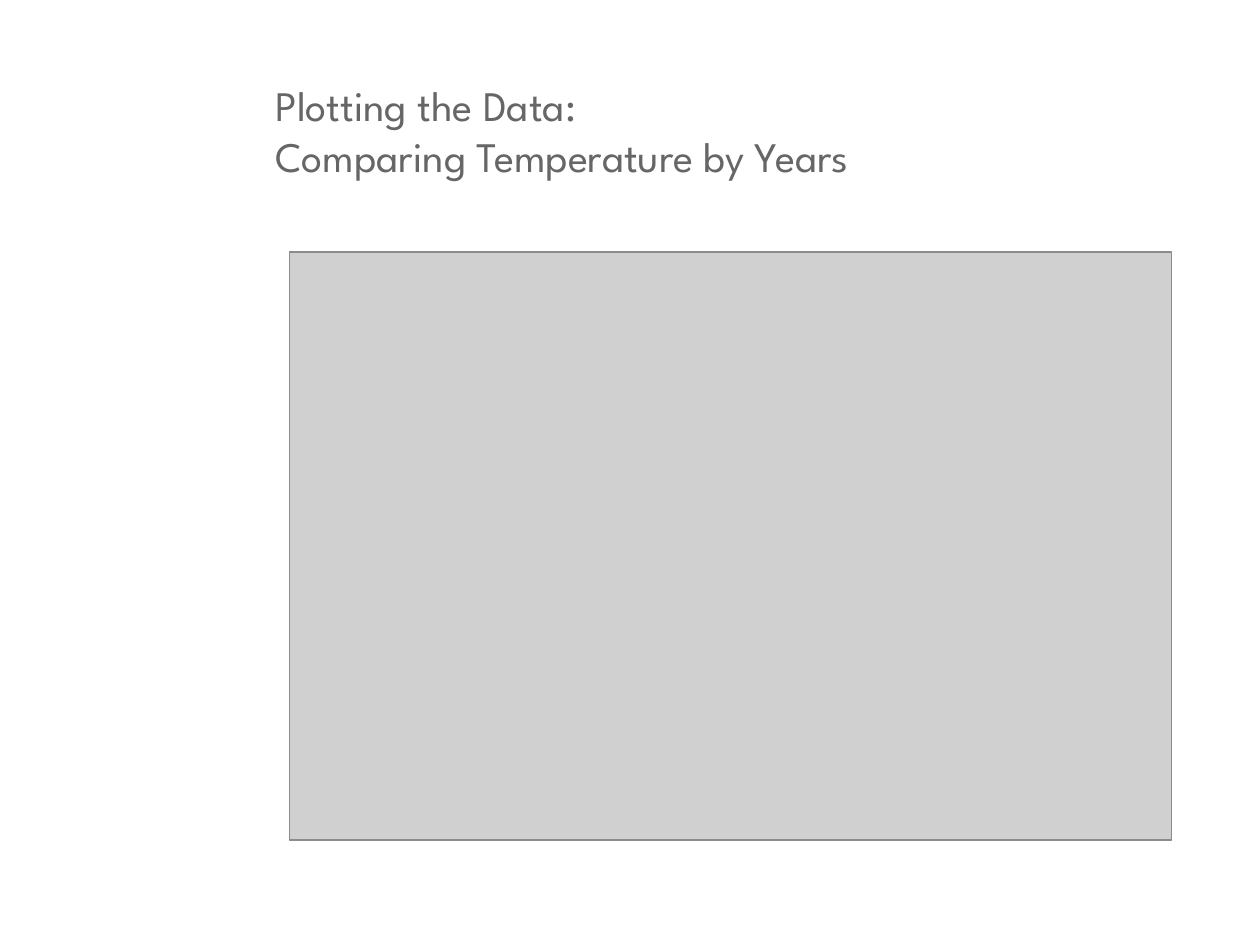
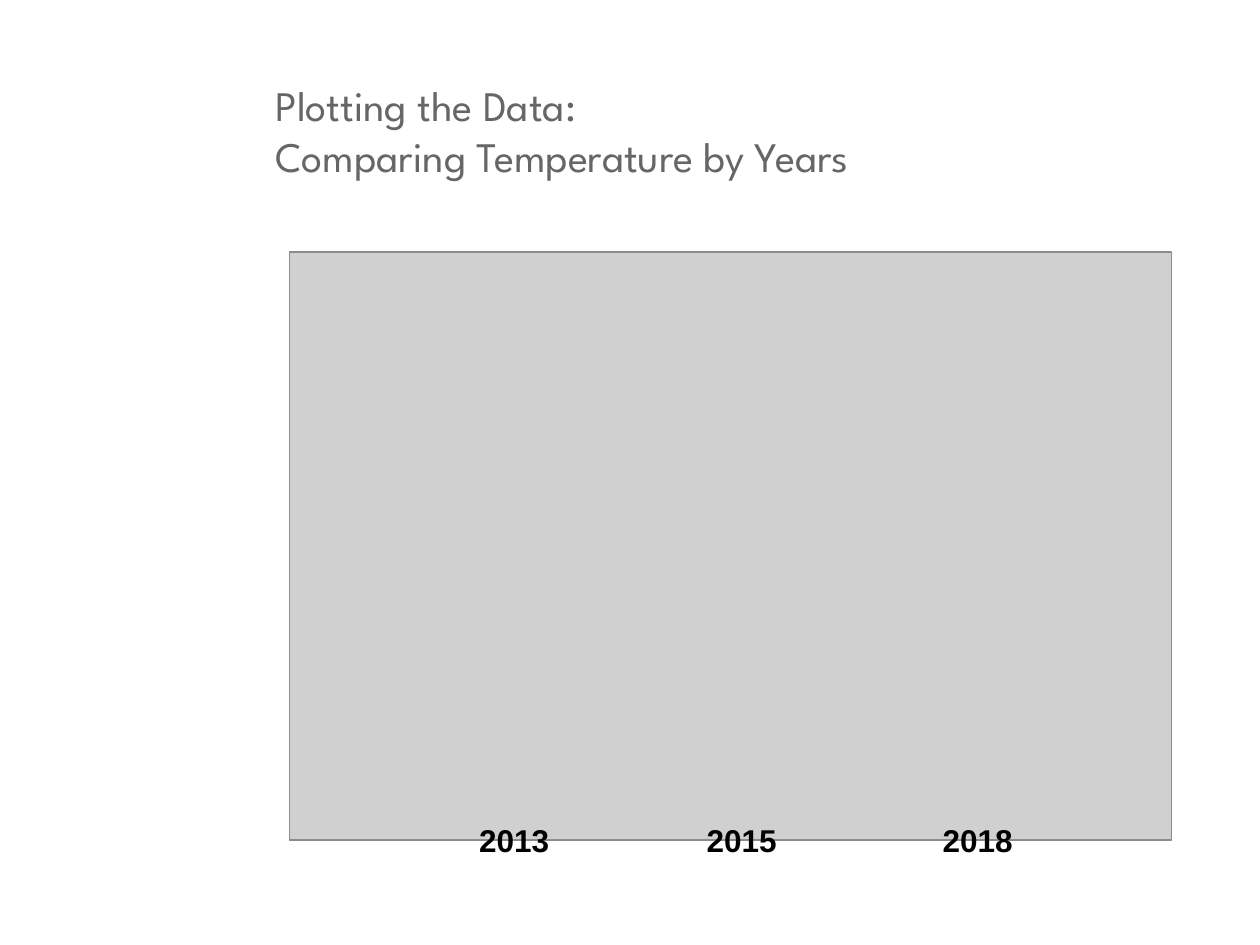
Before and after one commit to hockeylori/project1repo, a slide deck: slide 16 of ppt_writeup/Team7Project.pptx. Drawn at 1260x945 pixels with LibreOffice and Linux fonts; fonts in the diff are those of the drawing; grey boxes stand for pictures; background and template pictures are left out. Boxes give left, top, right and bottom in pixels: in the first picture for what was removed or moved away, otherwise in the second. Text is boxed around its words. In the diff, an @@ line names an element or a change of style, - is before the commit and + after.

```diff
--- a/ppt_writeup/Team7Project.pptx
+++ b/ppt_writeup/Team7Project.pptx
@@ text added at bbox=[479, 830, 1013, 858], 18 pt, text #000000, bold @@
+2013 2015 2018
```
Also in this commit, not shown: 6 other slides changed, 1 other file.
